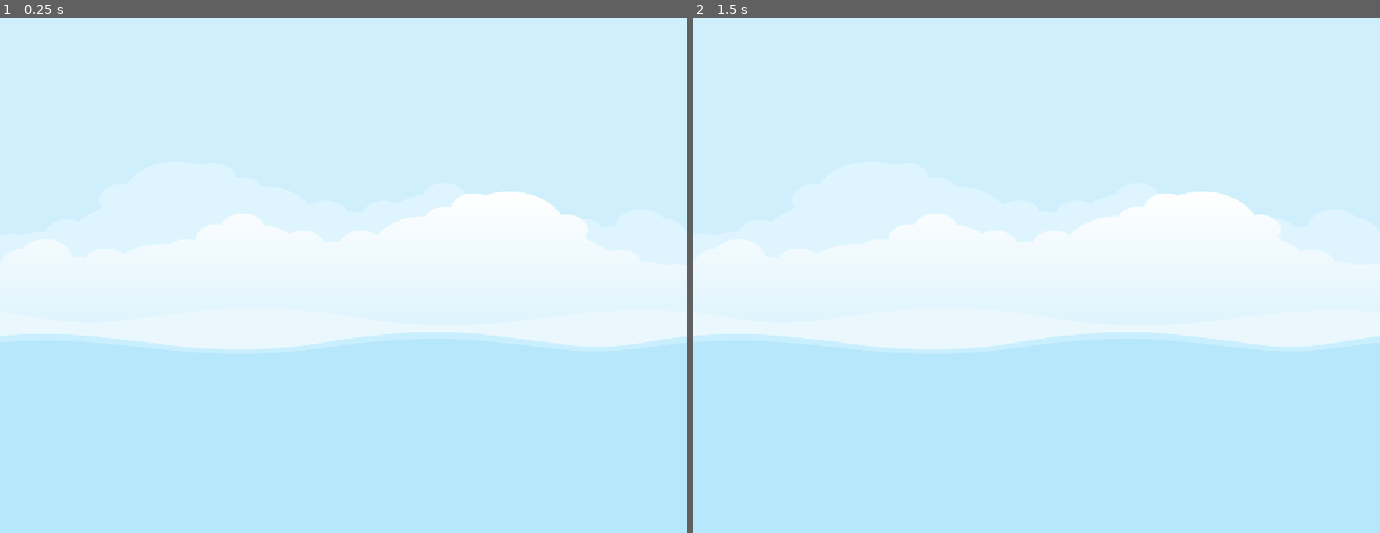
Above: before the commit, frames 1-2 (left to right).
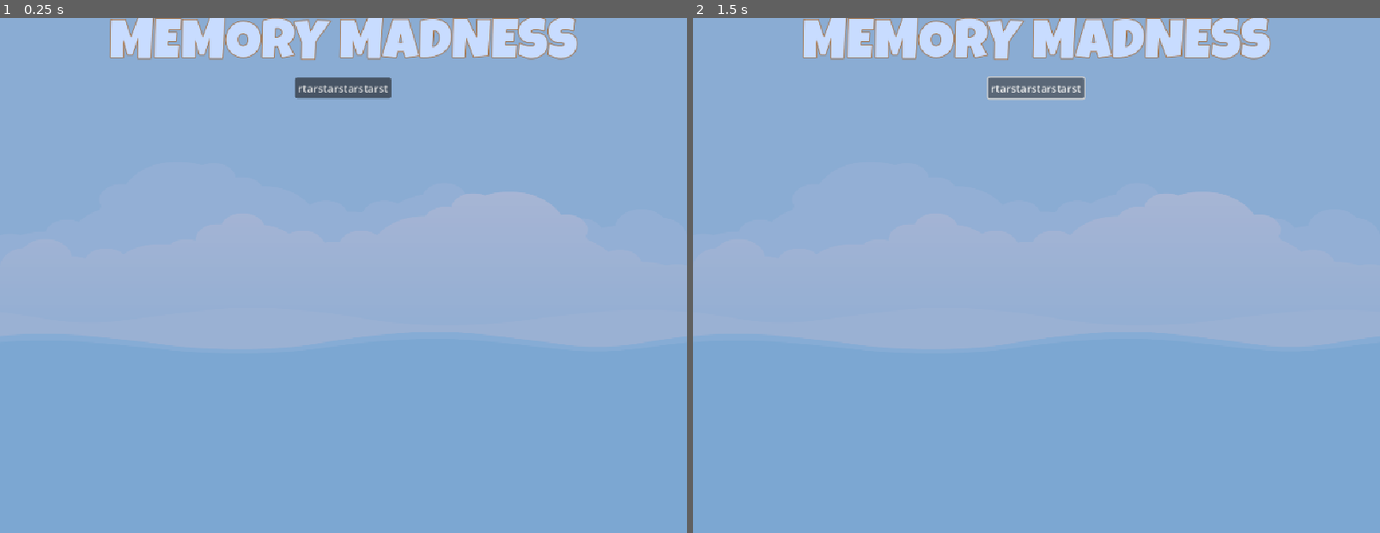
Above: after the commit, the same moments.

Repository: Sanaubia/MemoryMadness
Game: Godot game, scene res://Scenes/Master/Master.tscn
The game is run twice, just before and just after one commit, with the same random seed, the same clock (stepped at 60 frames per second) and the same inputs.
Inputs (mouse positions are in pixels of both pictures, inside the frame that each line leads up to):
- Up to frame 1 (0.25 s): no input
- Up to frame 2 (1.5 s): click (1036, 90) at 0.5 s, where only the run after the commit has a clickable "rtarstarstarstarst"; click (1036, 90) at 1.25 s, where only the run after the commit has a clickable "rtarstarstarstarst"

The runs differ from the first frame. In frame 1, 97% of the frame differs, in the area x 0-100%, y 0-100%; in frame 2, 97%.

Commit message:
Main scene layout created

Diff:
--- /dev/null
+++ b/Resources/TitleLabel_84.tres
@@ -0,0 +1,10 @@
+[gd_resource type="LabelSettings" load_steps=2 format=3 uid="uid://bfei3jk0n3bqm"]
+
+[ext_resource type="FontFile" uid="uid://4bb2a4j2avfq" path="res://assets/fonts/LuckiestGuy-Regular.ttf" id="1_aoxo4"]
+
+[resource]
+font = ExtResource("1_aoxo4")
+font_size = 84
+font_color = Color(0.78431374, 0.8627451, 1, 1)
+outline_size = 4
+outline_color = Color(0.6395908, 0.35787207, 0.09388032, 1)
--- /dev/null
+++ b/Scenes/Main/Main.tscn
@@ -0,0 +1,49 @@
+[gd_scene load_steps=2 format=3 uid="uid://dwxrys4ct1nbi"]
+
+[ext_resource type="LabelSettings" uid="uid://bfei3jk0n3bqm" path="res://Resources/TitleLabel_84.tres" id="1_p8rbg"]
+
+[node name="Main" type="Control"]
+layout_mode = 3
+anchors_preset = 15
+anchor_right = 1.0
+anchor_bottom = 1.0
+grow_horizontal = 2
+grow_vertical = 2
+
+[node name="ColorRect" type="ColorRect" parent="."]
+layout_mode = 1
+anchors_preset = 15
+anchor_right = 1.0
+anchor_bottom = 1.0
+grow_horizontal = 2
+grow_vertical = 2
+color = Color(0.14110714, 0.28301334, 0.5874972, 0.40392157)
+
+[node name="VBoxContainer" type="VBoxContainer" parent="."]
+layout_mode = 1
+anchors_preset = 15
+anchor_right = 1.0
+anchor_bottom = 1.0
+grow_horizontal = 2
+grow_vertical = 2
+
+[node name="TilteLabel" type="Label" parent="VBoxContainer"]
+layout_mode = 2
+size_flags_vertical = 1
+text = "MEMORY MADNESS"
+label_settings = ExtResource("1_p8rbg")
+horizontal_alignment = 1
+vertical_alignment = 1
+
+[node name="HBoxContainerLevels" type="HBoxContainer" parent="VBoxContainer"]
+layout_mode = 2
+size_flags_horizontal = 4
+size_flags_vertical = 4
+
+[node name="Button" type="Button" parent="VBoxContainer/HBoxContainerLevels"]
+layout_mode = 2
+text = "rtarstarstarstarst"
+
+[node name="HBoxContainerSprites" type="HBoxContainer" parent="VBoxContainer"]
+layout_mode = 2
+size_flags_vertical = 8
--- a/Scenes/Master/Master.tscn
+++ b/Scenes/Master/Master.tscn
@@ -1,6 +1,7 @@
-[gd_scene load_steps=2 format=3 uid="uid://dy6b82uw10u3b"]
+[gd_scene load_steps=3 format=3 uid="uid://dy6b82uw10u3b"]
 
 [ext_resource type="Texture2D" uid="uid://uyh1vd8bbksq" path="res://assets/images/backgroundEmpty.png" id="1_h6g34"]
+[ext_resource type="PackedScene" uid="uid://dwxrys4ct1nbi" path="res://Scenes/Main/Main.tscn" id="2_o4rt4"]
 
 [node name="Master" type="Control"]
 layout_mode = 3
@@ -21,3 +22,6 @@
 expand_mode = 1
 
 [node name="Music" type="AudioStreamPlayer" parent="."]
+
+[node name="Main" parent="." instance=ExtResource("2_o4rt4")]
+layout_mode = 1
